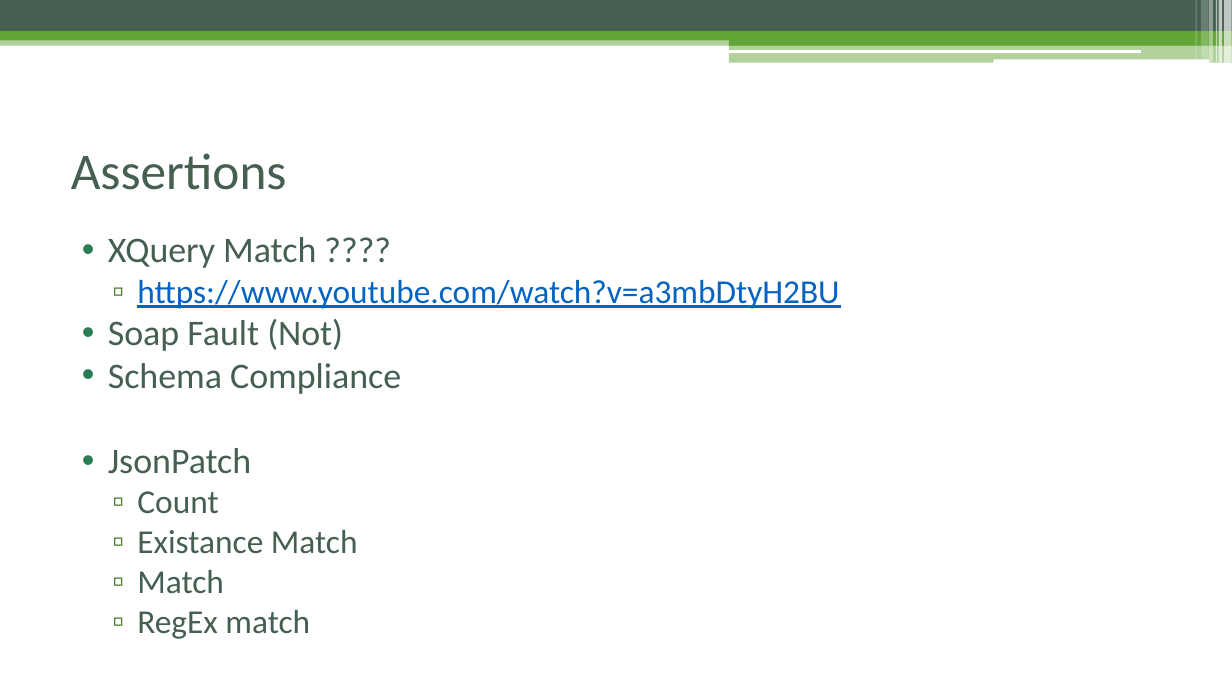
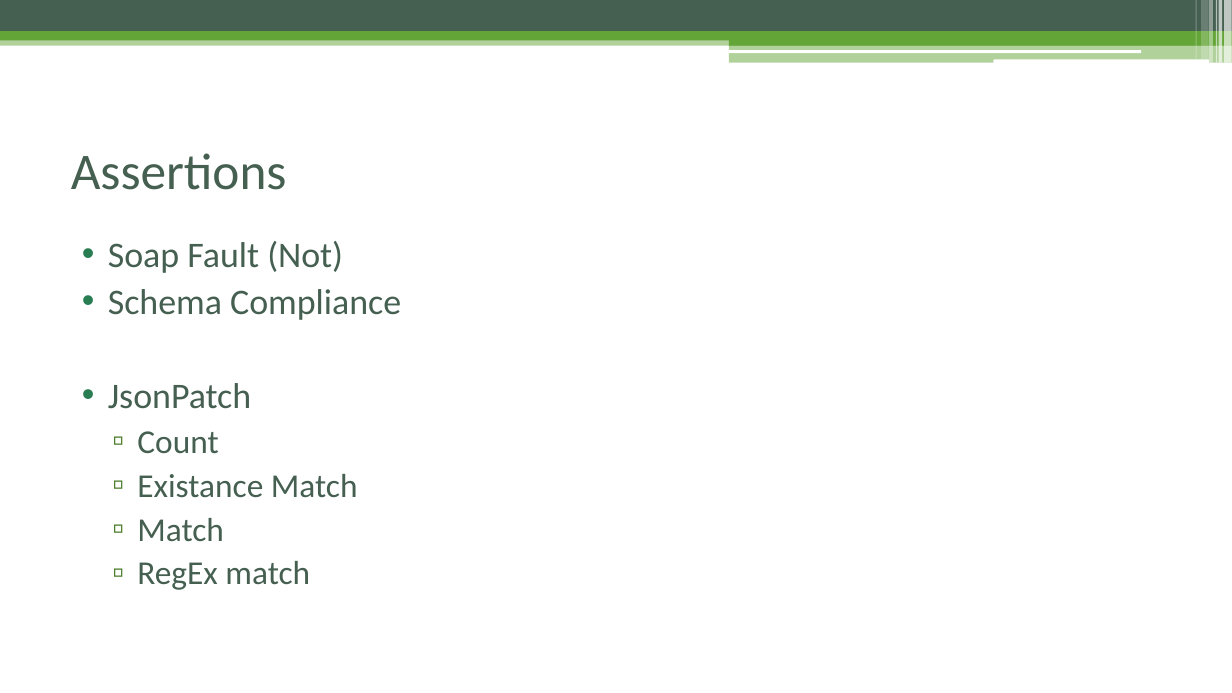
Before and after one commit to czyzyk29/SoapUI_Workshop, a slide deck: slide 32 of Warsztat_soapUI.pptx (slide 28 before the commit). Drawn at 1232x693 pixels with LibreOffice and Linux fonts; fonts in the diff are those of the drawing. Boxes give left, top, right and bottom in pixels: in the first picture for what was removed or moved away, otherwise in the second. Text is boxed around its words. In the diff, an @@ line names an element or a change of style, - is before the commit and + after.

```diff
--- a/Warsztat_soapUI.pptx
+++ b/Warsztat_soapUI.pptx
@@ text "Soap Fault (Not)" at bbox=[108, 241, 401, 590]: line spacing 0.9 to 1 @@
@@ text at bbox=[108, 237, 839, 309]: paragraphs removed @@
-• XQuery Match ????
-  ▫ https://www.youtube.com/watch?v=a3mbDtyH2BU
```
Also in this commit, not shown: 12 other slides changed, 8 slides added, 4 other files.
